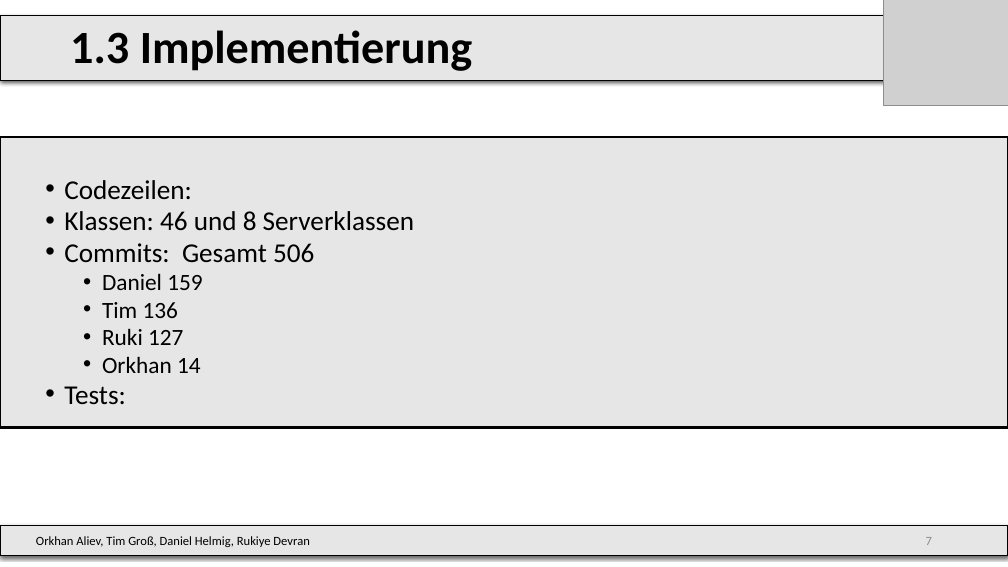
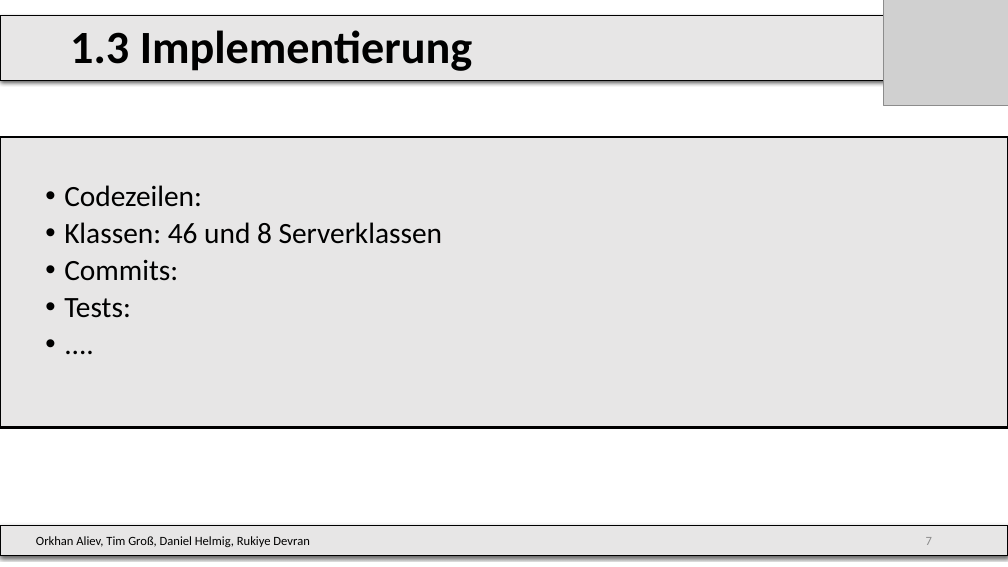
Before and after one commit to DrMopiti/pse, a slide deck: slide 6 of Abschlusspräsentation/Abschlusspräsentation.pptx. Drawn at 1008x567 pixels with LibreOffice and Linux fonts; fonts in the diff are those of the drawing; grey boxes stand for pictures; background and template pictures are left out. Boxes give left, top, right and bottom in pixels: in the first picture for what was removed or moved away, otherwise in the second. Text is boxed around its words. In the diff, an @@ line names an element or a change of style, - is before the commit and + after.

```diff
--- a/Abschlusspräsentation/Abschlusspräsentation.pptx
+++ b/Abschlusspräsentation/Abschlusspräsentation.pptx
@@ text at [0, 137, 1008, 427]: paragraph added @@
+  • ....
@@ text at [64, 185, 443, 318]: size 25.9 to 28 pt in "Codezeilen:", "Klassen: 46 und 8 Serverklassen", "Tests:"; line spacing 0.8 to 0.9 @@
@@ text at [64, 259, 178, 281]: text changed; size 22.2 to 28 pt @@
-  • Commits: Gesamt 506
-    • Daniel 159
-    • Tim 136
-    • Ruki 127
-    • Orkhan 14
+  • Commits:
```
Also in this commit, not shown: 2 other slides changed.
